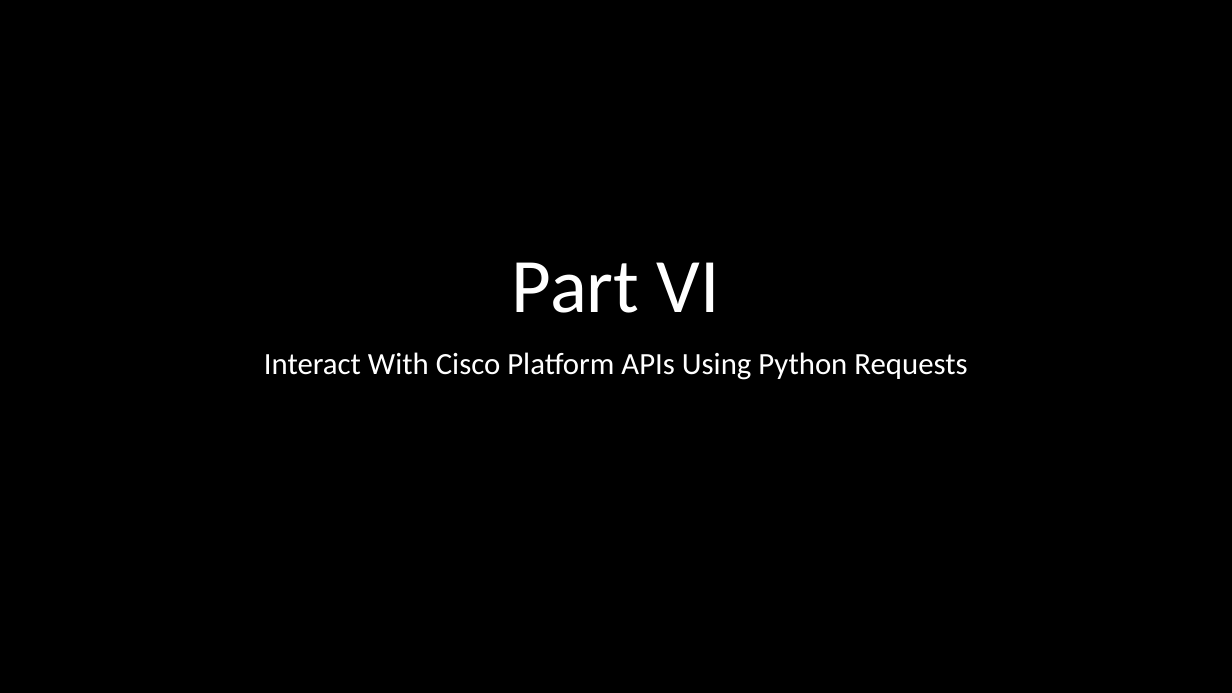
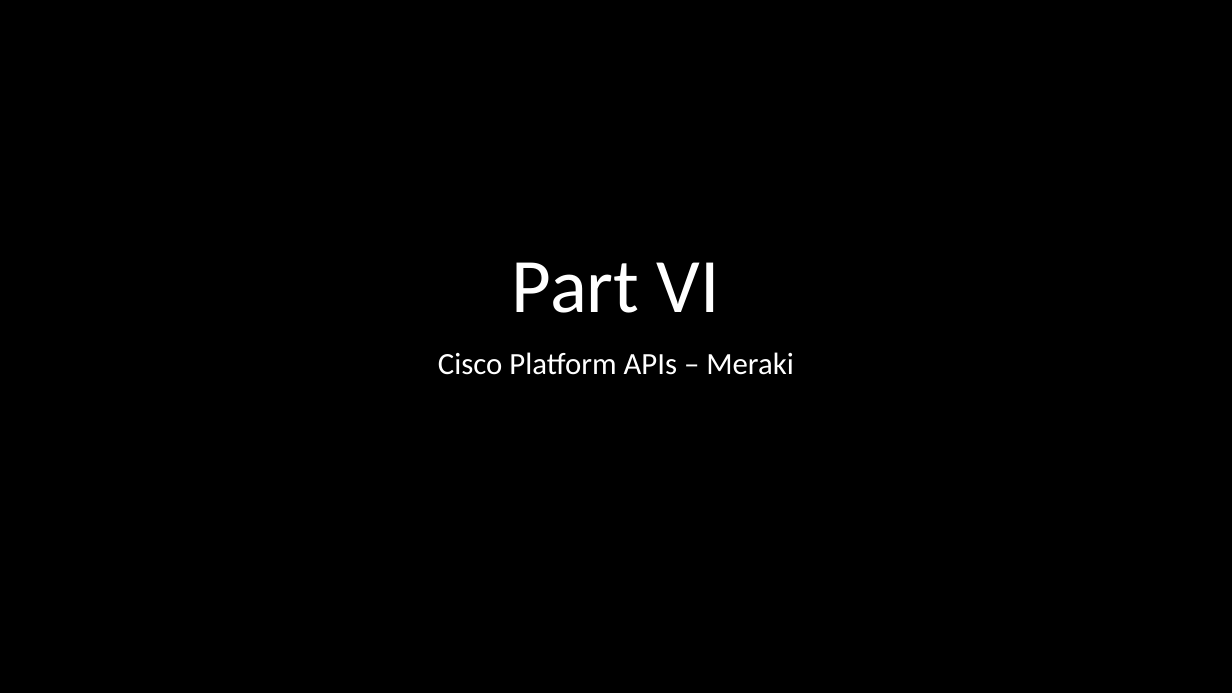
Before and after one commit to wwt/curl-requests-foundations, a slide deck: slide 64 of curl-requests-foundations.pptx (slide 98 before the commit). Drawn at 1232x693 pixels with LibreOffice and Linux fonts; fonts in the diff are those of the drawing. Boxes give left, top, right and bottom in pixels: in the first picture for what was removed or moved away, otherwise in the second. Text is boxed around its words. In the diff, an @@ line names an element or a change of style, - is before the commit and + after.

```diff
--- a/curl-requests-foundations.pptx
+++ b/curl-requests-foundations.pptx
@@ subtitle at [438, 352, 794, 375]: text changed @@
-Interact With Cisco Platform APIs Using Python Requests
+Cisco Platform APIs – Meraki
```
Also in this commit, not shown: 11 other slides changed, 2 slides added, 4 slides removed.
